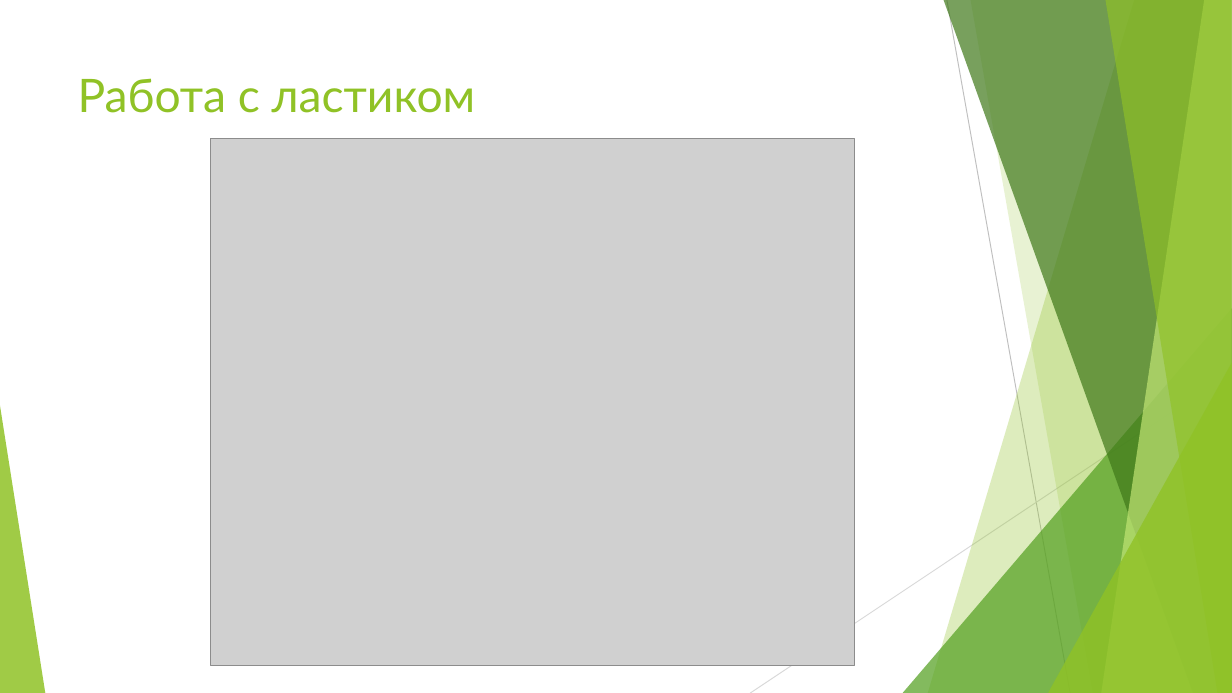
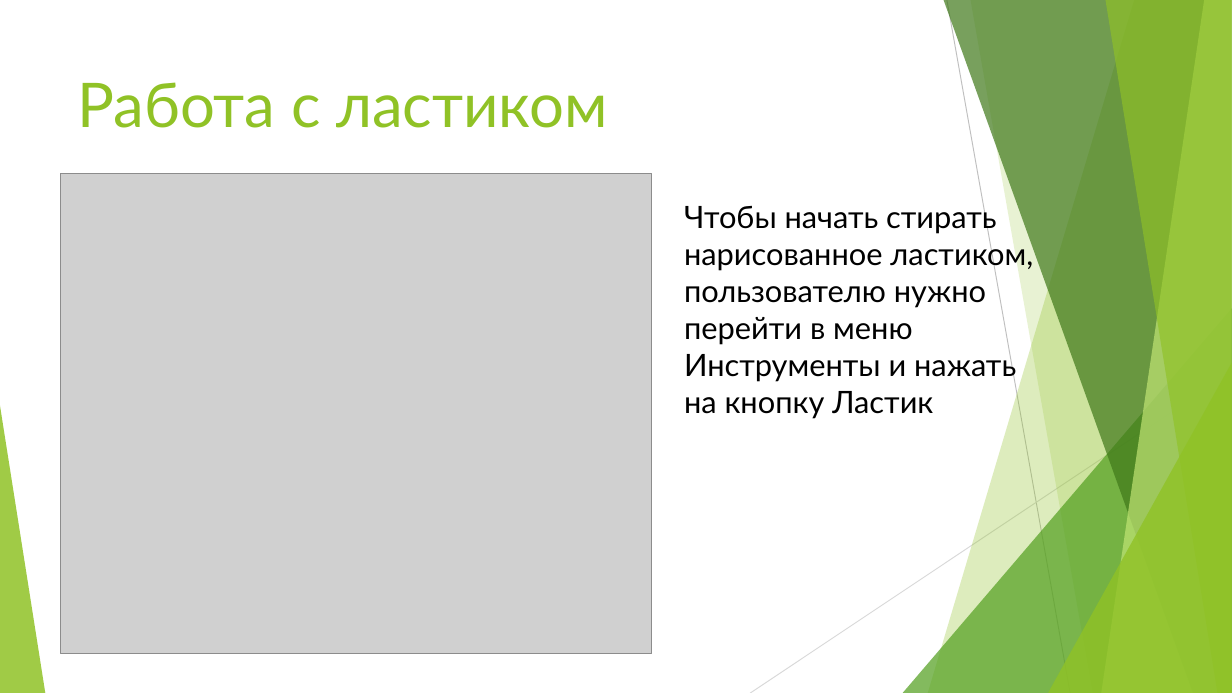
Before and after one commit to Fazam-coder/graphics_editor, a slide deck: slide 5 of Презентация QT.pptx. Drawn at 1232x693 pixels with LibreOffice and Linux fonts; fonts in the diff are those of the drawing; grey boxes stand for pictures. Boxes give left, top, right and bottom in pixels: in the first picture for what was removed or moved away, otherwise in the second. Text is boxed around its words. In the diff, an @@ line names an element or a change of style, - is before the commit and + after.

```diff
--- a/Презентация QT.pptx
+++ b/Презентация QT.pptx
@@ title "Работа с ластиком" at [78,82,607,128]: size 36 to 48 pt @@
@@ picture: place and size @@
-picture at [211,139,856,665]
+picture at [61,174,653,654]
@@ text added at [684,201,1033,419], 24 pt, text #000000 @@
+Чтобы начать стирать нарисованное ластиком, пользователю нужно перейти в меню Инструменты и нажать на кнопку Ластик
```
Also in this commit, not shown: 6 other slides changed, 1 slide added, 1 slide removed, 12 other files.
